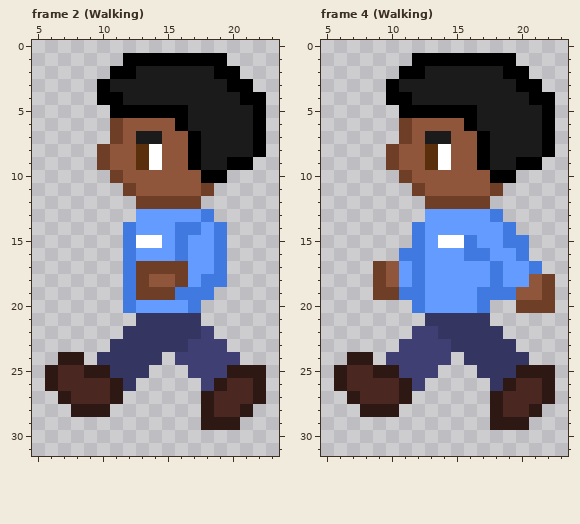
Pixel-art file, stored at Assets/_Sprites/ASE Files/PlayerWalking.ase. Above, as it was before the edit.
32x32 pixels, 4 frames. Shown: frame 2 (Walking): x 5..23, y 0..31; frame 4 (Walking): x 5..23, y 0..31. The commit also changed other frames, which this record leaves out.
After the commit:
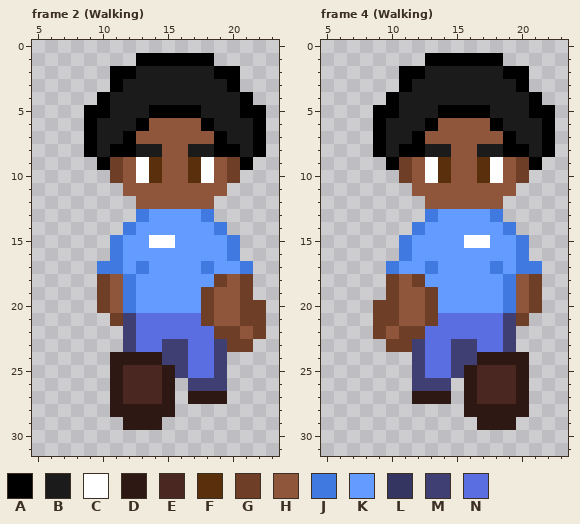
Palette (. is transparent): A #000000  B #1b1b1b  C #ffffff  D #2e1814  E #4a2720  F #5a2f0b  G #6e3e27  H #8f563b  J #407ae1  K #639bff  L #353561  M #3f3f74  N #5b6ee1
Changes in this commit:
layer "WalkBack" now shown
layer "WalkForward" now shown
layer "WalkLeft" now hidden
Changed rows in their new state; - is an unchanged pixel.
Frame 2 (Walking):
first column x 6:
 1 ------.------.---
 3 ----.A---------.-
 4 -----B----------.
 5 ---AABBB---A---A-
 6 ---ABBBA--HHA----
 7 ---ABBAHH--HHA---
 8 ---ABAABB--B-AA--
 9 ----AG-CF--FCHG--
10 -------CF--FCHG--
11 ------H-----HH---
12 -------HHHHHH----
13 -------J---------
14 ----------KK-----
15 -----JKK-CK--KJ--
16 -----JK---K--KJ--
17 ----JJKJKKK-JKKJ-
18 ----GH-KKKK-KGHG-
19 ----GH-KKKKKGHHG-
20 ----GH-----KGHHGG
21 -----GMNNNNNGHHGG
22 ------MNNNNNNGGHG
23 -----.MNNMMNN-GG-
24 -..-.DDDDM-NN-.--
25 .....DEEEDMNN-...
26 .....-EEED-M-M...
27 -....-EEED-D-D...
28 --...DDDDD--....-
29 ------DDD---...--
Frame 4 (Walking):
first column x 6:
 1 ------.------.---
 3 ----.A---------.-
 4 -----B----------.
 5 ---AABBB---A---A-
 6 ---ABBBA--HHA----
 7 ---ABBAHH--HHA---
 8 ---ABAABB--B-AA--
 9 ----AG-CF--FCHG--
10 -------CF--FCHG--
11 ------H-----HH---
12 -------HHHHHH----
13 -------J---------
15 -----JK-KKCC-K---
16 ------K---KK-----
17 ---.J-KJ------J--
18 ---.GHG-----KJHG.
19 ---.-HHG---KK--G.
20 ---GGHHG---KKJH-.
21 ---GGHHGNNNNNMG--
22 ---GHGGNNNNNNM---
23 ----GG-NNMMNNM---
24 -..-..-NNMMDDDD--
25 ......-NNMDEEE-..
26 ......-MM-DEEED..
27 -.....DDD-DEE-D..
28 --...-----DD-DD.-
29 -----------D--.--
